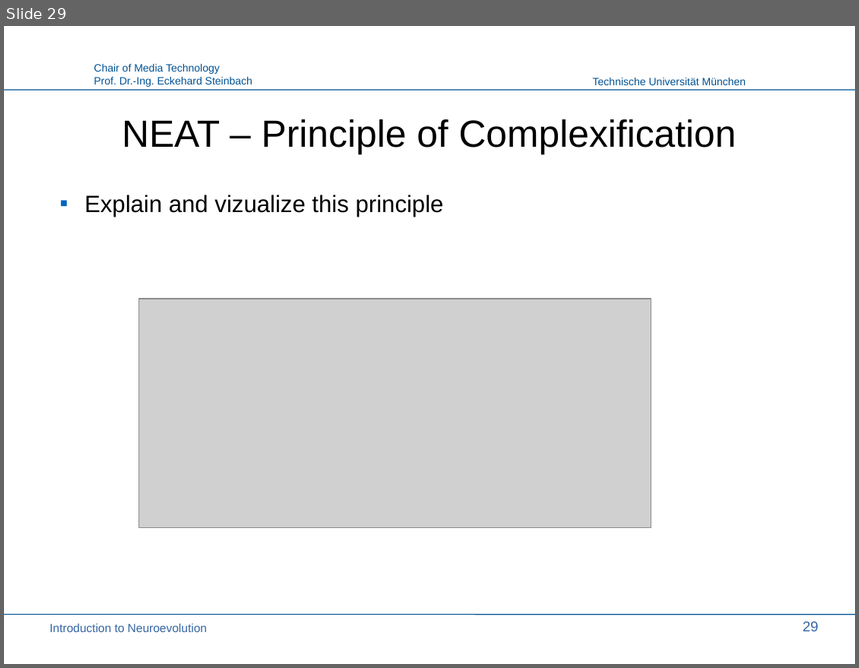
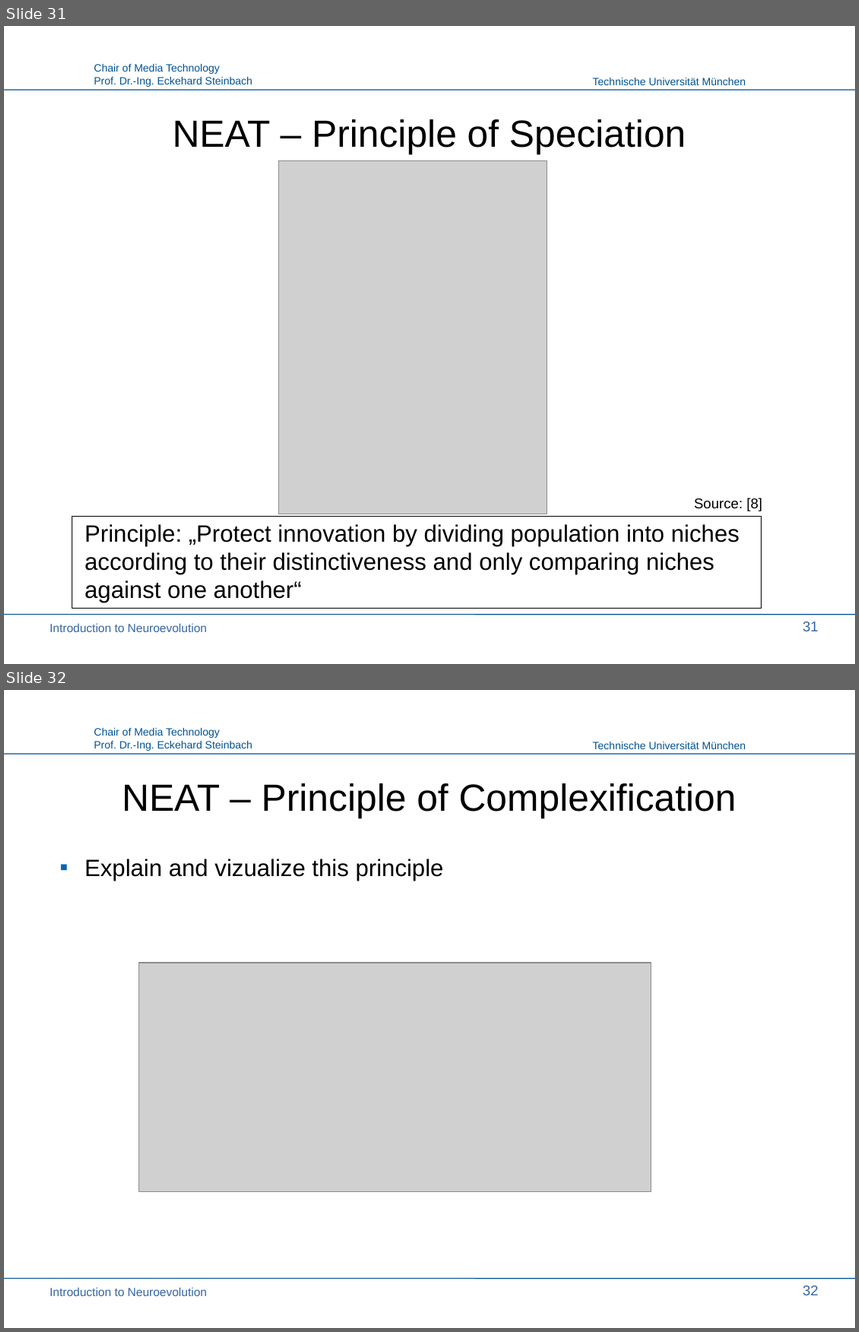
Before and after one commit to PaulPauls/Neuroevolution_of_Augmenting_Topologies_Paper, a slide deck: presentation/neuroevolution_presentation.odp. Shown one above the other, each under a label of ours: slide 29 before the commit, slides 31 and 32 after it. The pictures are 859x668 and 859x1332 pixels, drawn with LibreOffice and Linux fonts; fonts in the diff are those of the drawing; grey boxes stand for pictures; background and template pictures are left out. Boxes give left, top, right and bottom in pixels: in the first picture for what was removed or moved away, otherwise in the second. Text is boxed around its words. In the diff, an @@ line names an element or a change of style, - is before the commit and + after.

Commit message:
Cropped Images; Advanced presentation up to including 'Principle of Speciation'; Added pdf version

```diff
--- a/presentation/neuroevolution_presentation.odp
+++ b/presentation/neuroevolution_presentation.odp
@@ slide 31 added at box(4, 26, 855, 664), background #FFFFFF; not listed: 4 template elements that a slide beside it also shows @@
@@ title added at box(173, 119, 686, 154), 32 pt, text #000000 @@
+NEAT – Principle of Speciation
@@ picture added at box(279, 161, 547, 515) @@
@@ text added at box(694, 498, 762, 512), 12 pt, text #000000 @@
+Source: [8]
@@ rectangle added at box(72, 516, 762, 609), fill #FFFFFF, outline #000000 0 pt @@
@@ text added at box(85, 525, 740, 604), 20 pt, text #000000 @@
+Principle: „Protect innovation by dividing population into niches according to their distinctiveness and only comparing niches against one another“
@@ text added at box(50, 623, 207, 632), 10 pt, text #3465A4 @@
+Introduction to Neuroevolution
@@ page number added at box(803, 622, 819, 632), 12 pt, text #3465A4 @@
+31
@@ what was slide 29 is now slide 32 @@
@@ page number at box(803, 1286, 819, 1296): text changed @@
-29
+32
```
Also in this commit, not shown: 6 slides changed, 2 other slides added, 4 other files.
